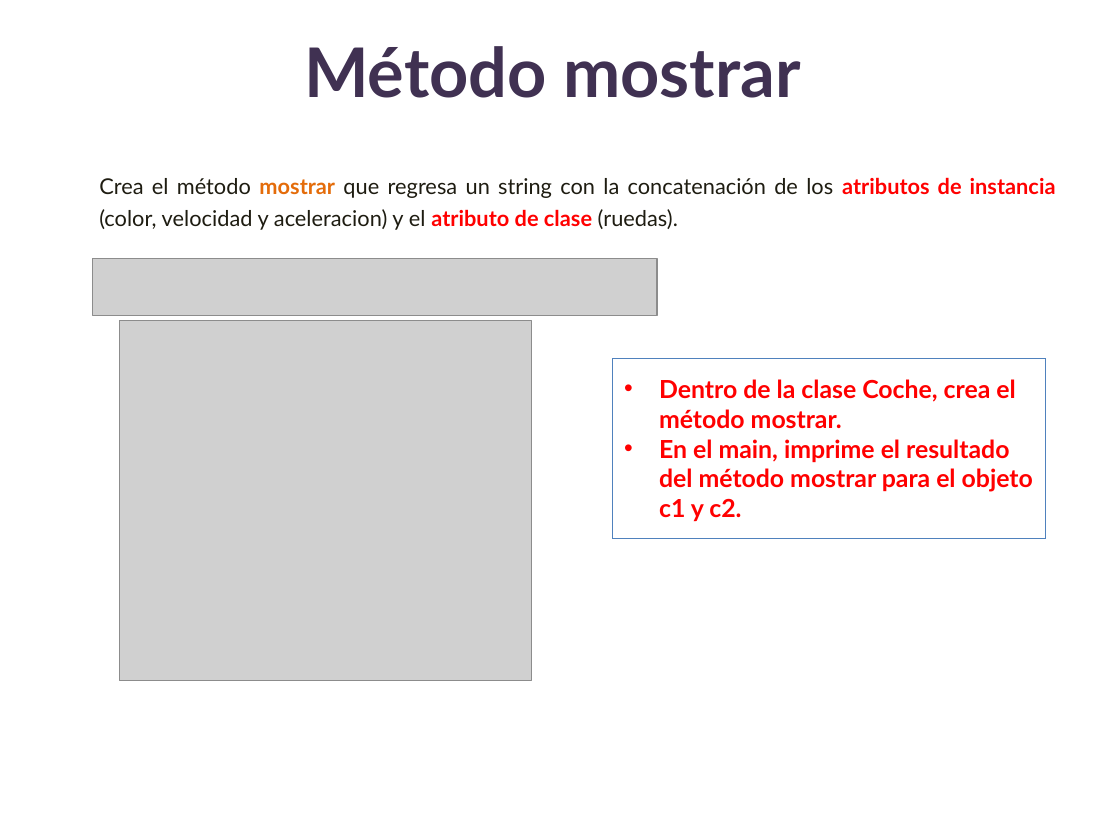
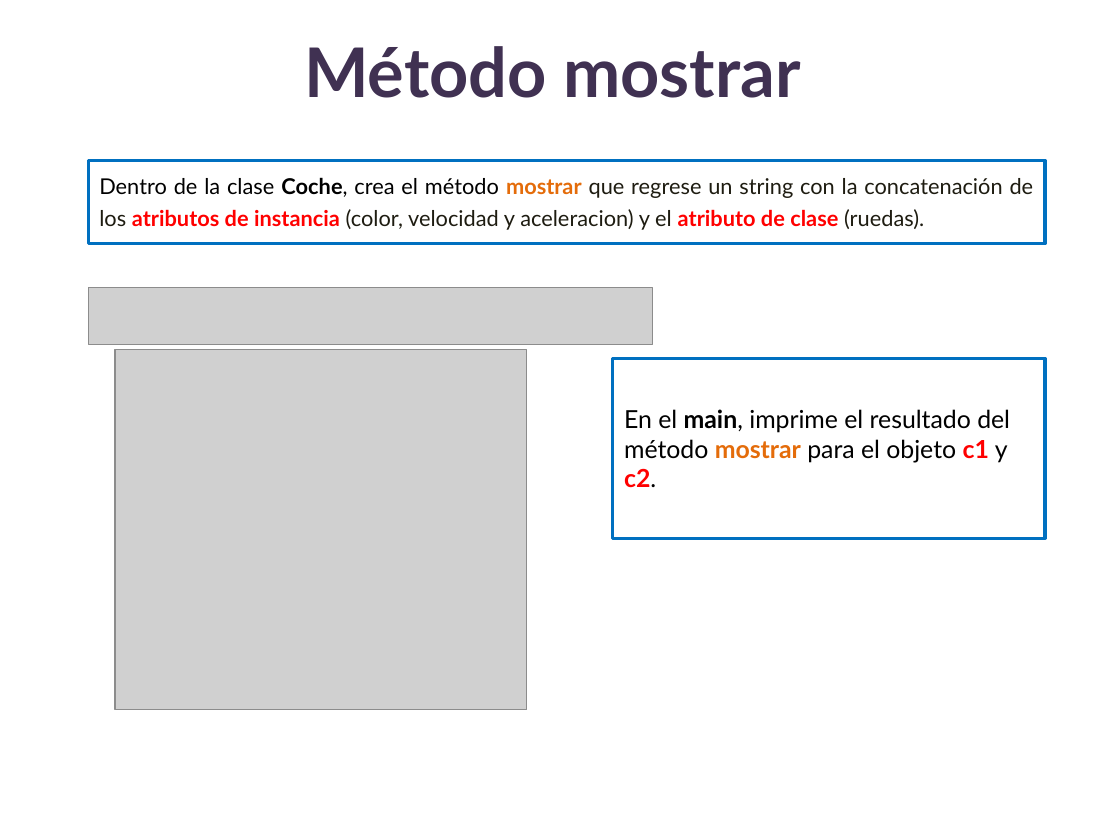
Before and after one commit to lizetheP/Analitica, a slide deck: slide 56 of CalendarioAgo25/presentaciones/14_POO.pptx. Drawn at 1120x840 pixels with LibreOffice and Linux fonts; fonts in the diff are those of the drawing; grey boxes stand for pictures. Boxes give left, top, right and bottom in pixels: in the first picture for what was removed or moved away, otherwise in the second. Text is boxed around its words. In the diff, an @@ line names an element or a change of style, - is before the commit and + after.

```diff
--- a/CalendarioAgo25/presentaciones/14_POO.pptx
+++ b/CalendarioAgo25/presentaciones/14_POO.pptx
@@ rectangle added at [88, 160, 1045, 243], outline #0070C0 2 pt @@
@@ text at [99, 177, 1034, 230]: text changed @@
-Crea el método mostrar que regresa un string con la concatenación de los atributos de instancia (color, velocidad y aceleracion) y el atributo de clase (ruedas).
+Dentro de la clase Coche, crea el método mostrar que regrese un string con la concatenación de los atributos de instancia (color, velocidad y aceleracion) y el atributo de clase (ruedas).
@@ picture: place and size @@
-picture at [93, 259, 657, 316]
+picture at [88, 288, 653, 345]
@@ picture: place and size @@
-picture at [120, 320, 532, 681]
+picture at [115, 349, 528, 710]
@@ rectangle "En el main, imprime el ..." at [613, 358, 1045, 539]: text colour #FF0000 to #000000, bold off in "En el main, imprime el resultado del ..."; text colour #FF0000 to #E46C0A in "mostrar"; bullet • to none @@
@@ rectangle added at [613, 358, 1045, 539], outline #0070C0 2 pt @@
@@ text in rectangle at [659, 379, 1015, 429]: paragraph removed @@
-• Dentro de la clase Coche, crea el método mostrar.
```
Also in this commit, not shown: 4 other slides changed, 1 slide added, 3 other files.
